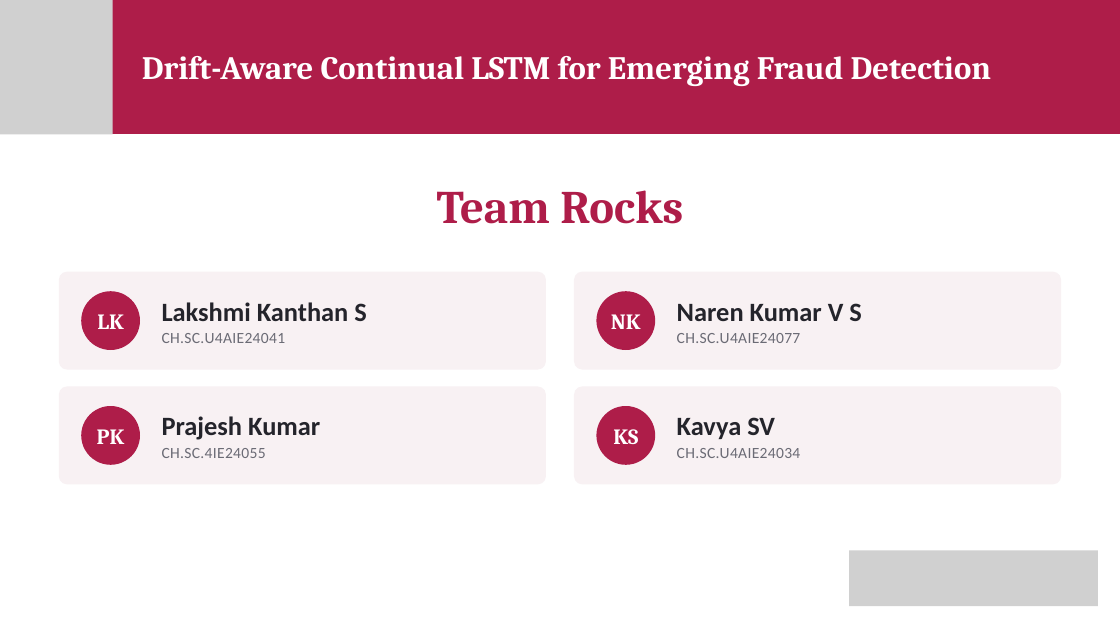
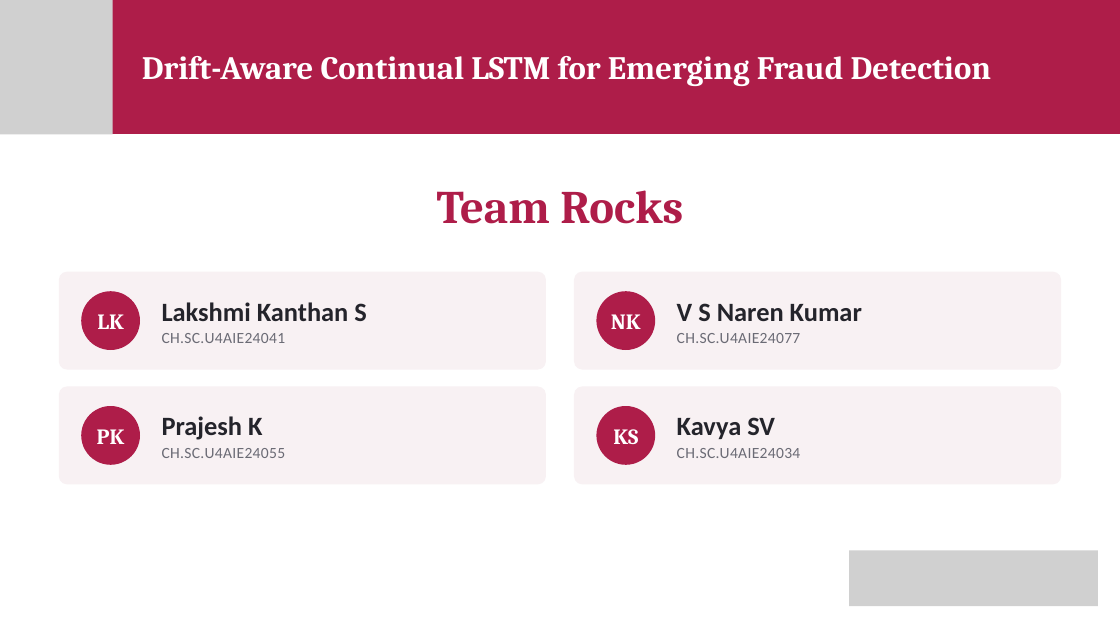
Before and after one commit to LakshmiKanthan07/Drift-Aware-Continual-LSTM-for-Emerging-Fraud-Detection, a slide deck: slide 1 of ppt2_redesigned.pptx. Drawn at 1120x630 pixels with LibreOffice and Linux fonts; fonts in the diff are those of the drawing; grey boxes stand for pictures. Boxes give left, top, right and bottom in pixels: in the first picture for what was removed or moved away, otherwise in the second. Text is boxed around its words. In the diff, an @@ line names an element or a change of style, - is before the commit and + after.

```diff
--- a/ppt2_redesigned.pptx
+++ b/ppt2_redesigned.pptx
@@ text in rounded rectangle at (677, 303, 862, 321): text changed @@
-Naren Kumar V S
+V S Naren Kumar
@@ text in rounded rectangle at (162, 416, 286, 458): text changed @@
-Prajesh Kumar
-CH.SC.4IE24055
+Prajesh K
+CH.SC.U4AIE24055
```
Also in this commit, not shown: 2 other slides changed, 1 slide added, 1 slide removed, 9 other files.
